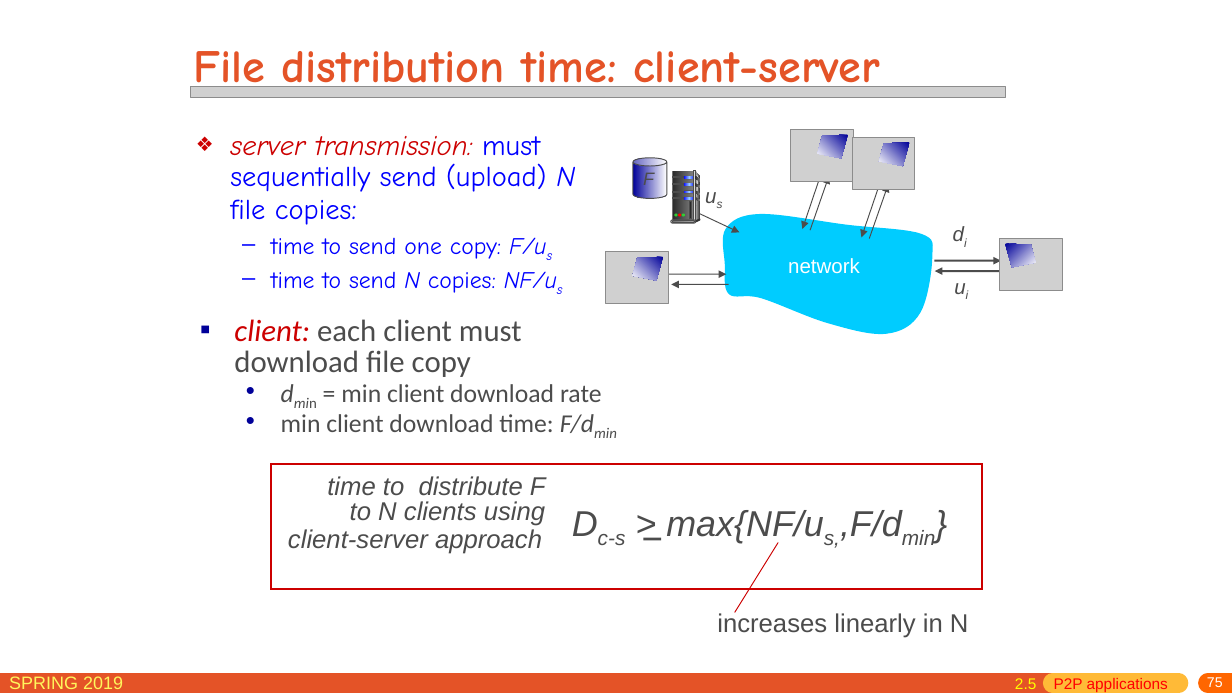
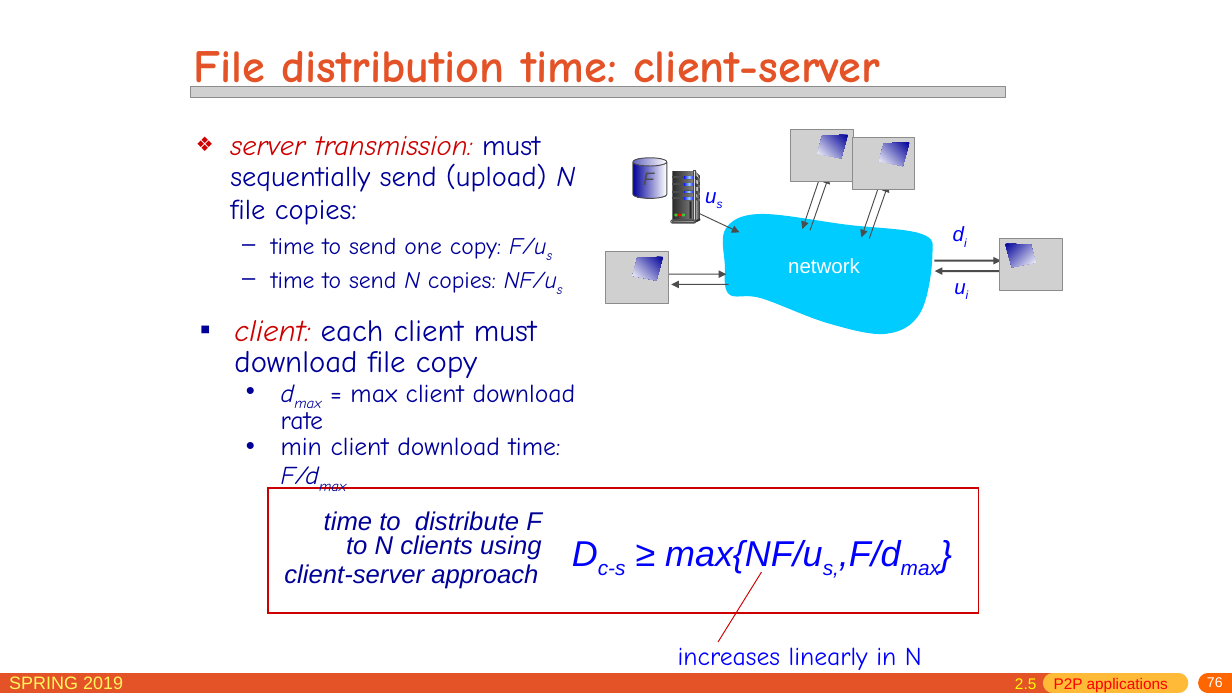
Before and after one commit to jichenghu/PPT_networkDistributed, a slide deck: slide 76 of chapter2.pptx (slide 75 before the commit). Drawn at 1232x693 pixels with LibreOffice and Linux fonts; fonts in the diff are those of the drawing; grey boxes stand for pictures. Boxes give left, top, right and bottom in pixels: in the first picture for what was removed or moved away, otherwise in the second. Text is boxed around its words. In the diff, an @@ line names an element or a change of style, - is before the commit and + after.

```diff
--- a/chapter2.pptx
+++ b/chapter2.pptx
@@ text "server transmission: must sequentially send ..." at [230,136,575,293]: text colour #0000FF to #000099 in "must sequentially send (upload) N file copies:", "time to send one copy: F/us", "time to send N copies: NF/us" @@
@@ text colour #4C4C4C to #0000FF in 3 elements at [696,178,733,213], [944,217,989,251], [945,269,996,303] @@
@@ text at [234,320,537,378]: font Calibri to Comic Neue in "client: each client must download file copy"; text colour #4C4C4C to #000099 in "each client must download file copy" @@
@@ text at [281,384,576,489]: text changed; font Calibri to Comic Neue; text colour #4C4C4C to #000099 @@
-  • dmin = min client download rate
-  • min client download time: F/dmin
+  • dmax = max client download rate
+  • min client download time: F/dmax
@@ rectangle: place and size @@
-rectangle at [271,464,982,589]
+rectangle at [268,488,979,613]
@@ text "time to distribute F": place and size @@
-text "time to distribute F" at [288,476,546,554]
+text "time to distribute F" at [284,511,542,589]
@@ text "time to distribute F" at [284,511,542,589]: text colour #4C4C4C to #000099 @@
@@ line removed from (643, 539) to (661, 539) @@
@@ text at [598,540,901,576]: text changed; text colour #4C4C4C to #0000FF @@
-Dc-s > max{NF/us,,F/dmin}
+Dc-s ≥ max{NF/us,,F/dmax}
@@ line moved from (735, 613) - (778, 543) to (718, 642) - (762, 572) @@
@@ text "increases linearly in N": place and size @@
-text "increases linearly in N" at [717,612,969,638]
+text "increases linearly in N" at [678,647,922,674]
@@ text "increases linearly in N" at [678,647,922,674]: font Arial to Comic Neue, text colour #4C4C4C to #0000FF @@
@@ page number at [1207,677,1223,687]: text changed @@
-75
+76
```
Also in this commit, not shown: 56 other slides changed, 1 slide added, 1 other file.
